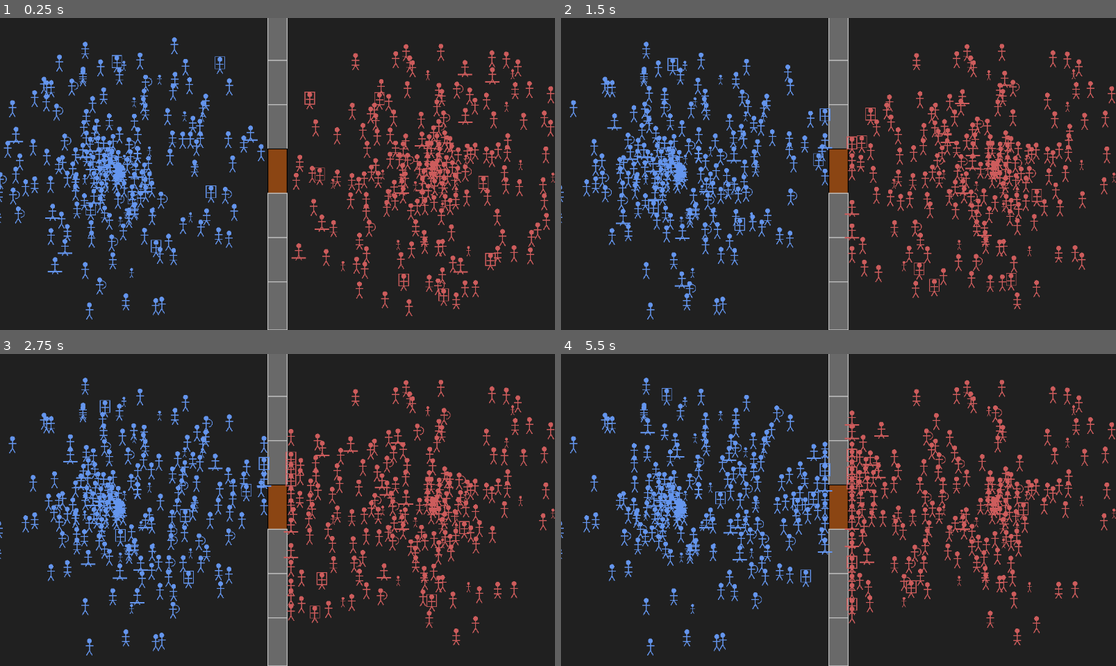
Above: before the commit, frames 1-4 (two rows, left to right).
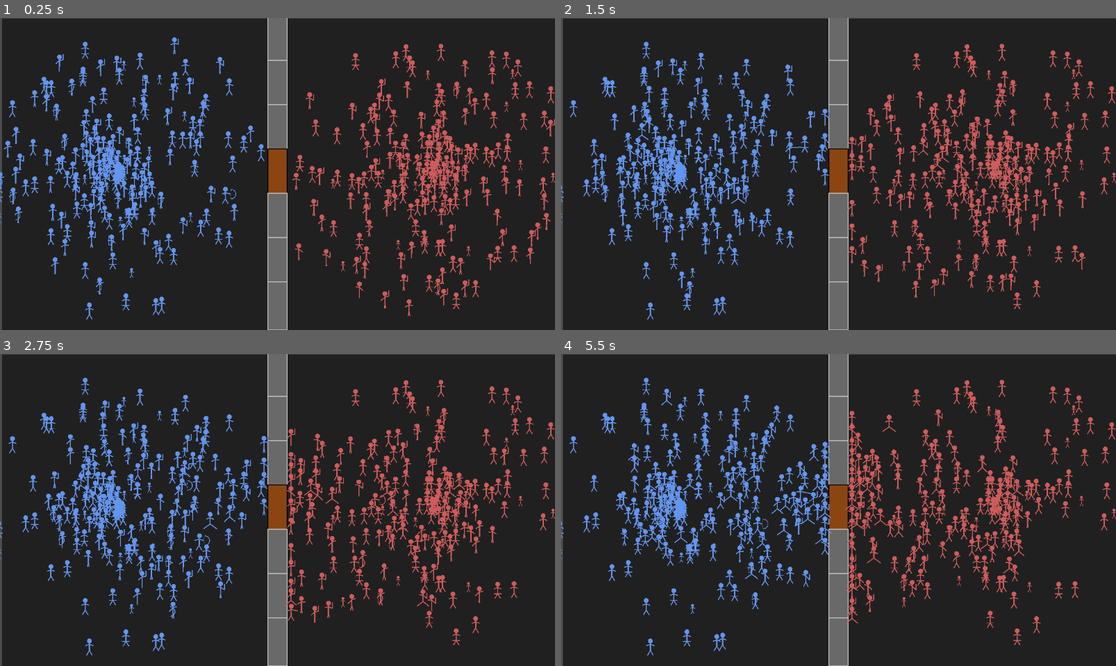
Above: after the commit, the same moments.

Repository: iss0wind-art/1st_game
Game: Godot game, scene res://scenes/Main.tscn
The game is run twice, just before and just after one commit, with the same random seed, the same clock (stepped at 60 frames per second) and the same inputs.
Inputs:
- Up to frame 1 (0.25 s): no input
- Up to frame 2 (1.5 s): no input
- Up to frame 3 (2.75 s): no input
- Up to frame 4 (5.5 s): no input

The runs differ from the first frame. In frame 1, 6.0% of the frame differs, in the area x 0-100%, y 0-100%; in frame 2, 6.1%; in frame 3, 6.1%; in frame 4, 7.1%.

Commit message:
feat: implement procedural animations for stickmen (walking, attacking, shooting)

Diff:
--- a/새-게임-프로젝트/scenes/Main.tscn
+++ b/새-게임-프로젝트/scenes/Main.tscn
@@ -1,25 +1,22 @@
-[gd_scene load_steps=4 format=3 uid="uid://c6r8v3x2x7j1p"]
+[gd_scene format=3 uid="uid://c6r8v3x2x7j1p"]
 
-[ext_resource type="Script" path="res://scripts/Spawner.gd" id="1_spawner_script"]
+[ext_resource type="Script" uid="uid://blq1wde3lhg3o" path="res://scripts/Spawner.gd" id="1_spawner_script"]
 [ext_resource type="PackedScene" uid="uid://b8y4v8x2x7j1n" path="res://scenes/Unit.tscn" id="2_unit_scene"]
-[ext_resource type="PackedScene" uid="uid://d3y4v8x2x7j1q" path="res://scenes/SiegeWall.tscn" id="3_siege_wall_scene"]
+[ext_resource type="PackedScene" path="res://scenes/SiegeWall.tscn" id="3_siege_wall_scene"]
 
-[node name="Main" type="Node2D"]
+[node name="Main" type="Node2D" unique_id=1805508859]
 
-[node name="ColorRect" type="ColorRect" parent="."]
-offset_right = 1152.0
-offset_bottom = 648.0
+[node name="ColorRect" type="ColorRect" parent="." unique_id=147618517]
+offset_left = 4.0
+offset_top = 1.0
+offset_right = 1156.0
+offset_bottom = 649.0
 color = Color(0.12549, 0.12549, 0.12549, 1)
 
-[node name="Spawner" type="Node2D" parent="."]
+[node name="Spawner" type="Node2D" parent="." unique_id=455215627]
 script = ExtResource("1_spawner_script")
 unit_scene = ExtResource("2_unit_scene")
 siege_wall_scene = ExtResource("3_siege_wall_scene")
-player_spawn_center = Vector2(250, 324)
-enemy_spawn_center = Vector2(900, 324)
-spawn_radius = 300.0
-unit_count_per_team = 200
 
-[node name="Camera2D" type="Camera2D" parent="."]
+[node name="Camera2D" type="Camera2D" parent="." unique_id=1762443572]
 anchor_mode = 0
-current = true
--- a/새-게임-프로젝트/scripts/Unit.gd
+++ b/새-게임-프로젝트/scripts/Unit.gd
@@ -5,7 +5,7 @@
 
 @export var unit_class: UnitClass = UnitClass.SWORDMAN
 @export var citizen_type: CitizenType = CitizenType.MALE
-@export var team: int = 0 # 0 for Player, 1 for Enemy
+@export var team: int = 0
 
 # 기본 속성
 var speed: float = 100.0
@@ -20,8 +20,13 @@
 var attack_timer: float = 0.0
 var ai_update_timer: float = 0.0
 var ai_update_interval: float = 0.2
-var aging_timer: float = 30.0 # 아이가 어른이 되는 시간 (30초)
-var rage_timer: float = 0.0 # 분노 버프 지속 시간
+var aging_timer: float = 30.0
+var rage_timer: float = 0.0
+
+# 애니메이션 변수
+var walk_timer: float = 0.0
+var walk_speed: float = 10.0
+var attack_anim_progress: float = 0.0 # 0.0 to 1.0
 
 # 최적화
 var cached_separation: Vector2 = Vector2.ZERO
@@ -35,7 +40,6 @@
 	else:
 		color = Color.INDIAN_RED
 
-	# 아이 유닛의 경우 크기를 작게 (임시)
 	if unit_class == UnitClass.CITIZEN and citizen_type == CitizenType.CHILD:
 		scale = Vector2(0.6, 0.6)
 
@@ -46,13 +50,13 @@
 		UnitClass.SPEARMAN:
 			speed = 100.0; attack_range = 45.0; damage = 12.0; health = 110.0
 		UnitClass.ARCHER:
-			speed = 90.0; attack_range = 250.0; damage = 8.0; health = 80.0; attack_cooldown = 1.5
+			speed = 90.0; attack_range = 250.0; damage = 8.0; health = 80.0; attack_cooldown = 1.8
 		UnitClass.CAVALRY:
 			speed = 220.0; attack_range = 35.0; damage = 20.0; health = 150.0; attack_cooldown = 1.2
 		UnitClass.KNIGHT:
 			speed = 130.0; attack_range = 30.0; damage = 25.0; health = 200.0; attack_cooldown = 0.8
 		UnitClass.PRIEST:
-			speed = 100.0; attack_range = 150.0; damage = -10.0; health = 80.0 # 데미지 음수는 힐
+			speed = 100.0; attack_range = 150.0; damage = -10.0; health = 80.0
 		UnitClass.CITIZEN:
 			speed = 80.0; attack_range = 0.0; damage = 0.0; health = 50.0
 			if citizen_type == CitizenType.CHILD: health = 30.0
@@ -60,48 +64,82 @@
 			speed = 40.0; attack_range = 300.0; damage = 50.0; health = 300.0; attack_cooldown = 3.0
 
 func _draw():
-	# 졸라맨 기본 그리기
-	var head_pos = Vector2(0, -15)
+	# 애니메이션 값 계산
+	var leg_swing = sin(walk_timer * walk_speed) * 8.0 if velocity.length() > 5 else 0.0
+	var arm_swing = cos(walk_timer * walk_speed) * 6.0 if velocity.length() > 5 else 0.0
+
+	# 공격 애니메이션 보정
+	var attack_offset = Vector2.ZERO
+	if attack_anim_progress > 0:
+		attack_offset = Vector2(8, 0).rotated(rotation) * sin(attack_anim_progress * PI)
+
+	var head_pos = Vector2(0, -15) + attack_offset * 0.2
 	var body_top = Vector2(0, -10)
 	var body_bottom = Vector2(0, 5)
 
+	# 몸통 (공격 시 살짝 기울어짐)
+	var tilt = attack_offset.x * 0.1
+	draw_line(body_top, body_bottom + Vector2(tilt, 0), color, 2.5)
+
 	# 머리
 	draw_circle(head_pos, 5, color)
-	# 몸통
-	draw_line(body_top, body_bottom, color, 2.0)
-	# 팔
-	draw_line(Vector2(-8, -5), Vector2(8, -5), color, 2.0)
-	# 다리
-	draw_line(body_bottom, Vector2(-6, 15), color, 2.0)
-	draw_line(body_bottom, Vector2(6, 15), color, 2.0)
-
-	# 병종별 시각적 구분 (임시)
+
+	# 팔 그리기
+	var left_arm_end = Vector2(-8, -5) + Vector2(0, arm_swing)
+	var right_arm_end = Vector2(8, -5) - Vector2(0, arm_swing)
+
+	if attack_anim_progress > 0:
+		if unit_class == UnitClass.ARCHER:
+			# 활 쏘는 자세
+			left_arm_end = Vector2(10, -5) # 활 잡은 손
+			right_arm_end = Vector2(-5, -5) # 시위 당기는 손 (당겨지는 표현)
+			right_arm_end.x -= sin(attack_anim_progress * PI) * 5
+		else:
+			# 휘두르는 자세
+			right_arm_end += attack_offset * 2.0
+
+	draw_line(Vector2(0, -8), left_arm_end, color, 2.0)
+	draw_line(Vector2(0, -8), right_arm_end, color, 2.0)
+
+	# 다리 그리기
+	draw_line(body_bottom, body_bottom + Vector2(-6 + leg_swing, 10), color, 2.0)
+	draw_line(body_bottom, body_bottom + Vector2(6 - leg_swing, 10), color, 2.0)
+
+	# 무기/특징 그리기
 	match unit_class:
 		UnitClass.ARCHER:
-			draw_arc(Vector2(5, -5), 8, -PI/2, PI/2, 8, color, 1.5)
-		UnitClass.KNIGHT:
-			draw_rect(Rect2(-10, -20, 20, 25), color, false, 1.5) # 갑옷 느낌
-		UnitClass.CAVALRY:
-			draw_line(Vector2(-15, 10), Vector2(15, 10), color, 3.0) # 말 느낌
+			var bow_center = left_arm_end + Vector2(2, 0)
+			var bow_pull = sin(attack_anim_progress * PI) * 4
+			draw_arc(bow_center, 10, -PI/2, PI/2, 8, color, 1.5) # 활
+			# 시위
+			draw_line(bow_center + Vector2(0, -10), bow_center + Vector2(-bow_pull, 0), color, 0.5)
+			draw_line(bow_center + Vector2(-bow_pull, 0), bow_center + Vector2(0, 10), color, 0.5)
+		UnitClass.SWORDMAN, UnitClass.KNIGHT:
+			var sword_pos = right_arm_end
+			draw_line(sword_pos, sword_pos + Vector2(0, -12).rotated(attack_anim_progress * PI), color, 2.0) # 검
 		UnitClass.CITIZEN:
 			if citizen_type == CitizenType.FEMALE:
-				draw_line(Vector2(-8, 5), Vector2(8, 5), color, 1.5) # 치마 느낌
+				draw_line(Vector2(-8, 5), Vector2(8, 5), color, 1.5)
 
 func _physics_process(delta):
 	if health <= 0:
 		handle_death()
 		return
 
-	# 성장 시스템 (아이 -> 성인)
+	# 애니메이션 타이머
+	if velocity.length() > 5:
+		walk_timer += delta
+	else:
+		walk_timer = 0
+
+	if attack_anim_progress > 0:
+		attack_anim_progress -= delta * 2.0 # 애니메이션 속도
+
+	# 성장 시스템
 	if unit_class == UnitClass.CITIZEN and citizen_type == CitizenType.CHILD:
 		aging_timer -= delta
 		if aging_timer <= 0:
 			grow_up()
-
-	# 분노 버프 처리
-	if rage_timer > 0:
-		rage_timer -= delta
-		# 버프 효과는 일시적으로 스피드/공격력 상승 (간단히 적용)
 
 	attack_timer -= delta
 	ai_update_timer -= delta
@@ -131,26 +169,25 @@
 			if attack_timer <= 0 and attack_range > 0:
 				perform_attack()
 				attack_timer = attack_cooldown * (0.7 if rage_timer > 0 else 1.0)
+				attack_anim_progress = 1.0 # 애니메이션 시작
+
+	queue_redraw() # 매 프레임 다시 그리기 (애니메이션을 위해)
 
 func handle_death():
-	# 아이나 노인이 죽으면 주변 아군 분노 유발
 	if unit_class == UnitClass.CITIZEN and (citizen_type == CitizenType.CHILD or citizen_type == CitizenType.OLD):
 		trigger_rage_for_allies()
-
 	queue_free()
 
 func trigger_rage_for_allies():
 	var group = "players" if team == 0 else "enemies"
 	for ally in get_tree().get_nodes_in_group(group):
 		if ally.has_method("apply_rage"):
-			ally.apply_rage(10.0) # 10초간 분노
+			ally.apply_rage(10.0)
 
 func apply_rage(duration):
 	rage_timer = duration
-	print("Unit [", name, "] is ENRAGED!")
 
 func grow_up():
-	print("A child grew up into an adult!")
 	unit_class = UnitClass.CITIZEN
 	citizen_type = CitizenType.MALE if randf() > 0.5 else CitizenType.FEMALE
 	scale = Vector2(1.0, 1.0)
@@ -159,37 +196,29 @@
 
 func perform_attack():
 	if not target or not is_instance_valid(target): return
-
 	var final_damage = damage * (1.5 if rage_timer > 0 else 1.0)
-
 	if target.has_method("take_damage"):
 		target.take_damage(final_damage)
 
 func find_closest_target():
 	if unit_class == UnitClass.CITIZEN:
-		# 시민은 공격 타겟을 잡지 않음 (나중에 도망가는 로직 추가 가능)
 		target = null
 		return
-
 	var groups = ["enemies"] if team == 0 else ["players"]
 	var closest_dist = INF
 	var closest_target = null
-
 	for group in groups:
 		for member in get_tree().get_nodes_in_group(group):
 			var dist = global_position.distance_to(member.global_position)
 			if dist < closest_dist:
 				closest_dist = dist
 				closest_target = member
-
-	# 플레이어 유닛 없으면 성벽 공격
 	if team == 1 and closest_target == null:
 		for wall in get_tree().get_nodes_in_group("walls"):
 			var dist = global_position.distance_to(wall.global_position)
 			if dist < closest_dist:
 				closest_dist = dist
 				closest_target = wall
-
 	target = closest_target
 
 func take_damage(amount):
@@ -199,7 +228,6 @@
 	var separation_vector = Vector2.ZERO
 	var neighbors = get_tree().get_nodes_in_group("players" if team == 0 else "enemies")
 	var neighbor_count = 0
-
 	for neighbor in neighbors:
 		if neighbor == self: continue
 		var dist = global_position.distance_to(neighbor.global_position)
@@ -207,5 +235,4 @@
 			separation_vector += (global_position - neighbor.global_position).normalized() / (max(0.1, dist) / 25.0)
 			neighbor_count += 1
 			if neighbor_count > 3: break
-
 	return separation_vector.normalized()
